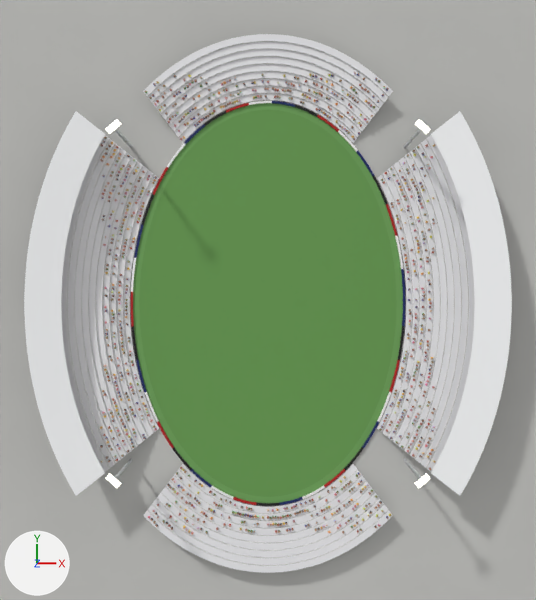
Before and after pictures for a commit that changed the Blender file blender/ground_div2.blend.
Before and after are seen from a 50 mm lens placed at (0.0, 0.05, 11.01), pointed at (0.0, 0.05, 0.65). Every picture has the same lights, and +X, +Y and +Z are marked at lower left. The older version comes first.

In view in the first picture: 'Apron', 'Boards', 'Crowd', 'Ground', 'Roof', 'Roof.001', 'Stand', 'Stand.001', 'Stand.002', 'Stand.003', 'Turf' and 4 more.
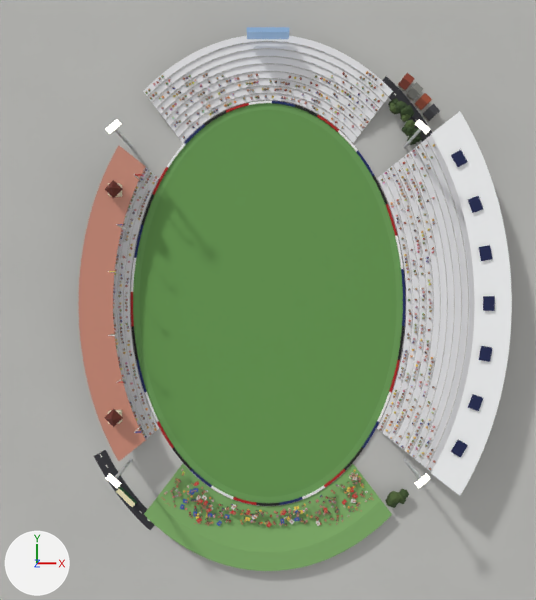
Where the change shows, as pixel boxes (x1, y1, x2, y2) in the pictures (536 x 600 px; the box of a moved part takes in the faces that stretch with it):
'Roof.001', recoloured, reshaped (16% narrower, 18% shorter)
    before: (24, 111, 105, 496)
    after: (78, 145, 146, 461)
'Stand.001', reshaped
    before: (61, 135, 159, 472)
    after: (113, 167, 159, 439)
'Stand.003', reshaped, recoloured (white to green)
    before: (143, 464, 393, 573)
    after: (144, 464, 392, 571)
'Crowd', reshaped
    before: (100, 72, 436, 535)
    after: (113, 71, 436, 526)
'Props', added
    after: (94, 73, 495, 530)
'Trees', added
    after: (385, 98, 421, 508)
'Screen', added (blue)
    after: (247, 27, 289, 39)
part 1 of me_stand_001, moved or reshaped
    before: (110, 166, 148, 441)
    after: (113, 167, 149, 439)
part 2 of me_stand_001, moved or reshaped (not visible afterwards)
    before: (103, 162, 143, 445)
part 3 of me_stand_001, moved or reshaped (not visible afterwards)
    before: (96, 157, 138, 450)
part 4 of me_stand_001, moved or reshaped (not visible afterwards)
    before: (89, 153, 132, 454)
part 5 of me_stand_001, moved or reshaped (not visible afterwards)
    before: (82, 148, 127, 459)
part 6 of me_stand_001, cut back
    before: (61, 135, 156, 472)
    after: (117, 170, 156, 436)
part 9 of me_crowd, deleted
    before: (100, 72, 435, 535)
part 10 of me_crowd, built on
    before: (107, 75, 436, 524)
    after: (113, 71, 436, 526)
part 11 of me_crowd, recoloured
    before: (158, 82, 434, 494)
    after: (177, 78, 434, 456)

What changed in the scene script:
```text
Change mat_roof_001:
    mat_roof_001.base_color: (0.86, 0.87, 0.88) -> (0.55, 0.22, 0.15)  # white #eff0f1 -> brown #c4816c
Add mat_props:
    mat_props = bpy.data.materials.new('Props')
    mat_props.use_nodes = True; mat_props.node_tree.nodes.clear()
    _N = mat_props.node_tree.nodes; _L = mat_props.node_tree.links
    n0 = _N.new('ShaderNodeBsdfPrincipled'); n0.name = 'Principled BSDF'
    n0.inputs[2].default_value = 0.85  # 'Roughness'
    n1 = _N.new('ShaderNodeOutputMaterial'); n1.name = 'Material Output'
    n2 = _N.new('ShaderNodeAttribute'); n2.name = 'Attribute'
    n2.attribute_name = 'Col'
    _L.new(n0.outputs[0], n1.inputs[0])  # 'BSDF' to 'Surface'
    _L.new(n2.outputs[0], n0.inputs[0])  # 'Color' to 'Base Color'
Add mat_trees:
    mat_trees = bpy.data.materials.new('Trees')
    mat_trees.use_nodes = True; mat_trees.node_tree.nodes.clear()
    _N = mat_trees.node_tree.nodes; _L = mat_trees.node_tree.links
    n0 = _N.new('ShaderNodeBsdfPrincipled'); n0.name = 'Principled BSDF'
    n0.inputs[2].default_value = 0.85  # 'Roughness'
    n1 = _N.new('ShaderNodeOutputMaterial'); n1.name = 'Material Output'
    n2 = _N.new('ShaderNodeAttribute'); n2.name = 'Attribute'
    n2.attribute_name = 'Col'
    _L.new(n0.outputs[0], n1.inputs[0])  # 'BSDF' to 'Surface'
    _L.new(n2.outputs[0], n0.inputs[0])  # 'Color' to 'Base Color'
Change me_stand_001:
    remove me_stand_001.from_pydata(...)  # 3360 vertices, 2212 faces; spans x -3.34..-1.61, y -2.65..2.65, z 0.0..0.49
    add me_stand_001.from_pydata(...)  # 1680 vertices, 1106 faces; spans x -2.64..-1.61, y -2.22..2.22, z 0.0..0.28
    me_stand_001 part 1: the loose piece of 240 vertices spanning x -2.32..-1.75, y -2.02..2.02, z 0.07..0.1 is scaled about its middle by (0.988, 0.995, 1.14), then moved by (0.01, 0.0, 0.01)
    me_stand_001 part 2: the loose piece of 240 vertices spanning x -2.41..-1.83, y -2.08..2.08, z 0.1..0.14 is scaled about its middle by (0.985, 0.993, 1.14), then moved by (0.02, 0.0, 0.02)
    me_stand_001 part 3: the loose piece of 240 vertices spanning x -2.5..-1.9, y -2.13..2.13, z 0.14..0.17 is scaled about its middle by (0.983, 0.991, 1.14), then moved by (0.03, 0.0, 0.02)
    me_stand_001 part 4: the loose piece of 240 vertices spanning x -2.6..-1.97, y -2.19..2.19, z 0.17..0.21 is scaled about the mesh origin by (0.981, 0.989, 1.14)
    me_stand_001 part 5: the loose piece of 240 vertices spanning x -2.69..-2.05, y -2.25..2.25, z 0.21..0.25 is scaled about the mesh origin by (0.98, 0.987, 1.14)
    me_stand_001 part 6: 28 vertices moved within x -2.13..-1.8, y -1.65..1.65, z 0.04; 996 vertices removed from x -2.97..-1.68, y -2.42..2.42, z 0.04..0.35; 276 vertices added at x -2.21..-1.68, y -1.95..1.95, z 0.04..0.08
    other edits to the shape of me_stand_001 do not show in these pictures
Change me_roof_001:
    remove me_roof_001.from_pydata(...)  # 160 vertices, 79 faces; spans x -3.39..-2.27, y -2.68..2.68, z 0.61..0.65
    add me_roof_001.from_pydata(...)  # 160 vertices, 79 faces; spans x -2.69..-1.74, y -2.25..2.25, z 0.4..0.44
    me_roof_001 part 7: 160 of 160 vertices moved; they spanned x -3.39..-2.27, y -2.68..2.68, z 0.61..0.65 and now span x -2.69..-1.74, y -2.25..2.25, z 0.4..0.44; mean shift (0.64, 0.0, -0.21)
Change me_stand_003:
    remove me_stand_003.from_pydata(...)  # 2160 vertices, 1422 faces; spans x -1.81..1.81, y -3.9..-2.36, z 0.0..0.22
    remove me_stand_003.materials.append(mat_seats)  # white #e5e5e7
    remove me_stand_003.materials.append(mat_concrete)  # light grey #c8c7c4
    add me_stand_003.from_pydata(...)  # 201 vertices, 132 faces; spans x -1.81..1.81, y -3.9..-2.36, z 0.0..0.16
    me_stand_003 part 8: 2146 vertices removed from x -1.81..1.81, y -3.9..-2.36, z 0.0..0.22; 187 vertices added at x -1.81..1.81, y -3.9..-2.4, z 0.0..0.16
    add me_stand_003.materials.append(mat_hillgrass)  # green #7caa65
Change me_crowd:
    remove me_crowd.from_pydata(...)  # 16544 vertices, 12408 faces; spans x -2.42..2.42, y -3.36..3.35, z 0.02..0.43
    add me_crowd.from_pydata(...)  # 19536 vertices, 14652 faces; spans x -2.42..2.42, y -3.25..3.36, z 0.02..0.43
    me_crowd part 9: 1258 loose pieces with 10064 vertices, spanning x -2.42..2.41, y -3.36..3.35, z 0.02..0.43, are deleted
    me_crowd part 10: 378 vertices moved within x -2.29..2.4, y -3.2..3.27, z 0.02..0.38; 2290 vertices removed from x -2.34..2.42, y -3.21..3.32, z 0.02..0.38; 15346 vertices added at x -2.42..2.42, y -3.25..3.36, z 0.02..0.38
    me_crowd part 11: 350 kept faces spanning x -1.68..2.41, y -2.79..3.33, z 0.02..0.41 get new vertex colours
    other edits to the shape of me_crowd do not show in these pictures
Add ob_props:
    ob_props = bpy.data.objects.new('Props', me_props)  # 1088 vertices, 792 faces; spans x -2.58..3.15, y -3.36..3.38, z 0.0..0.76
    ob_props.location = (0.0, 0.0, 0.0)
Add ob_trees:
    ob_trees = bpy.data.objects.new('Trees', me_trees)  # 480 vertices, 800 faces; spans x 1.72..2.24, y -2.98..3.0, z 0.02..0.25
    ob_trees.location = (0.0, 0.0, 0.0)
Add ob_screen:
    ob_screen = bpy.data.objects.new('Screen', me_screen)  # a box spanning x -0.3..0.3, y 3.8..3.86, z 0.3..0.6; in mat_screen (blue #617c99, glowing blue #617c99)
    ob_screen.location = (0.0, 0.0, 0.0)
```
